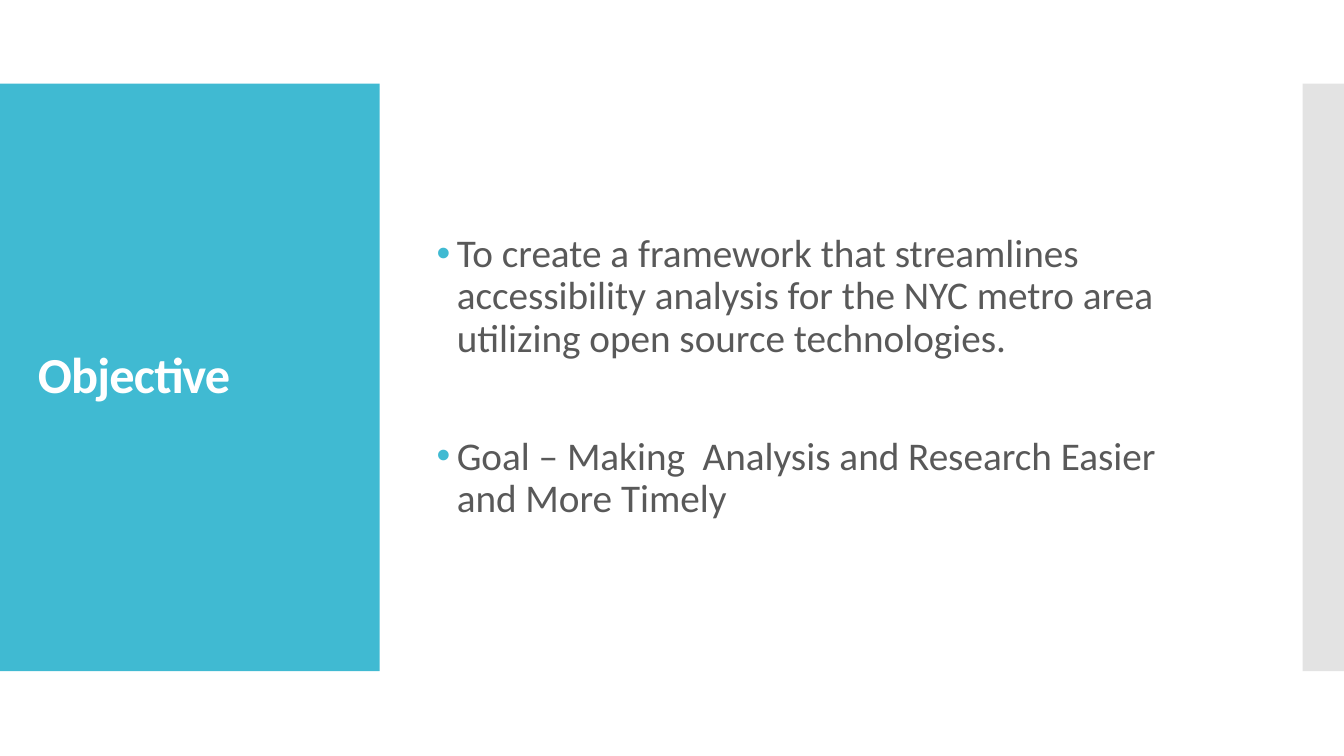
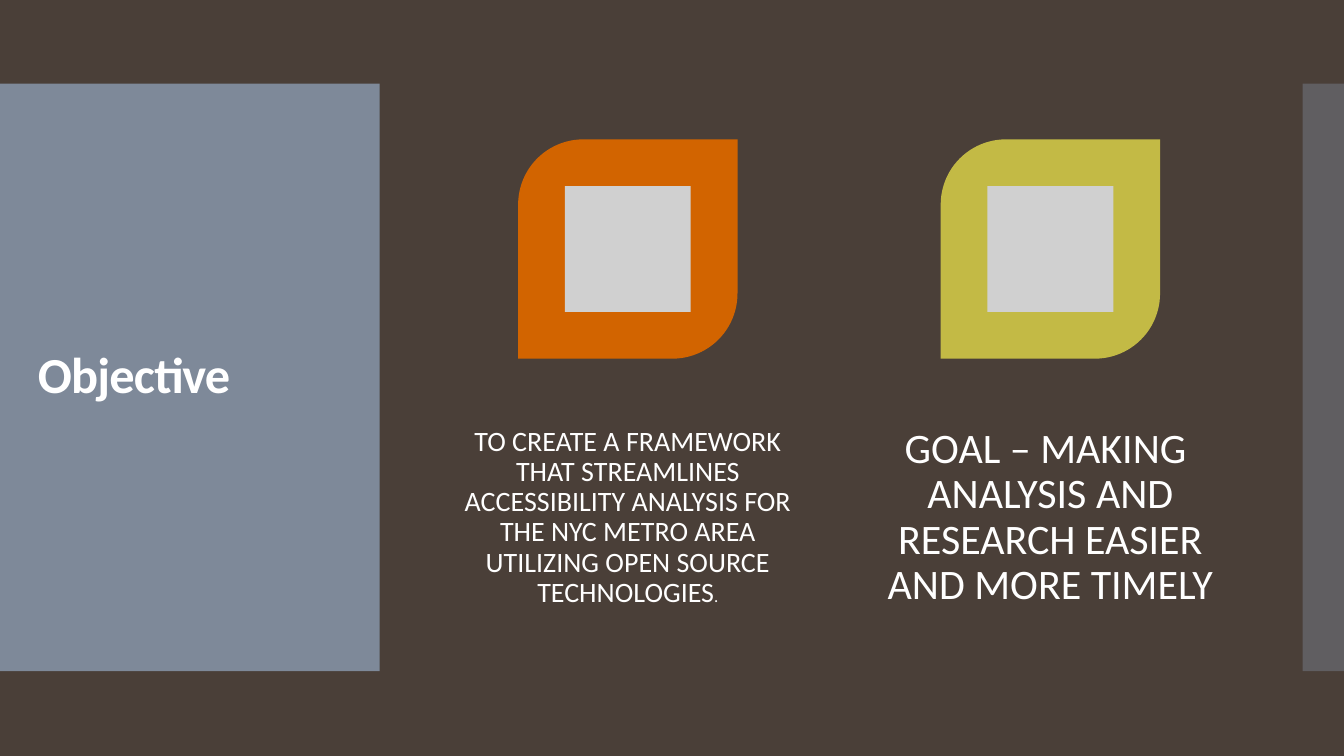
Before and after one commit to jwattier/nycdsa_ccc_nyc, a slide deck: slide 3 of Better Together CCC NYC.pptx. Drawn at 1344x756 pixels with LibreOffice and Linux fonts; fonts in the diff are those of the drawing; grey boxes stand for pictures. Boxes give left, top, right and bottom in pixels: in the first picture for what was removed or moved away, otherwise in the second. Text is boxed around its words. In the diff, an @@ line names an element or a change of style, - is before the commit and + after.

```diff
--- a/Better Together CCC NYC.pptx
+++ b/Better Together CCC NYC.pptx
@@ background #FFFFFF to #4A3F38 @@
@@ rectangle at bbox=[0, 84, 380, 671]: fill #40BAD2 to #818E9F at 95% opacity @@
@@ rectangle at bbox=[1303, 84, 1344, 671]: fill #C8C8C8 at 50% opacity to #818E9F at 40% opacity @@
@@ text "TO CREATE A FRAMEWORK THAT ..." at bbox=[465, 433, 790, 602]: vertical alignment middle to top @@
@@ text at bbox=[465, 433, 790, 602]: text changed; size 28 to 20 pt; text colour #595959 to #FFFFFF @@
-• To create a framework that streamlines accessibility analysis for the NYC metro area utilizing open source technologies.
-• Goal – Making Analysis and Research Easier and More Timely
+TO CREATE A FRAMEWORK THAT STREAMLINES ACCESSIBILITY ANALYSIS FOR THE NYC METRO AREA UTILIZING OPEN SOURCE TECHNOLOGIES.
@@ group added at bbox=[518, 139, 1213, 600]: 2 round diag rects, 2 pictures, 1 text @@
+GOAL – MAKING ANALYSIS AND RESEARCH EASIER AND MORE TIMELY
```
Also in this commit, not shown: 10 other slides changed, 1 slide added, 6 other files.
